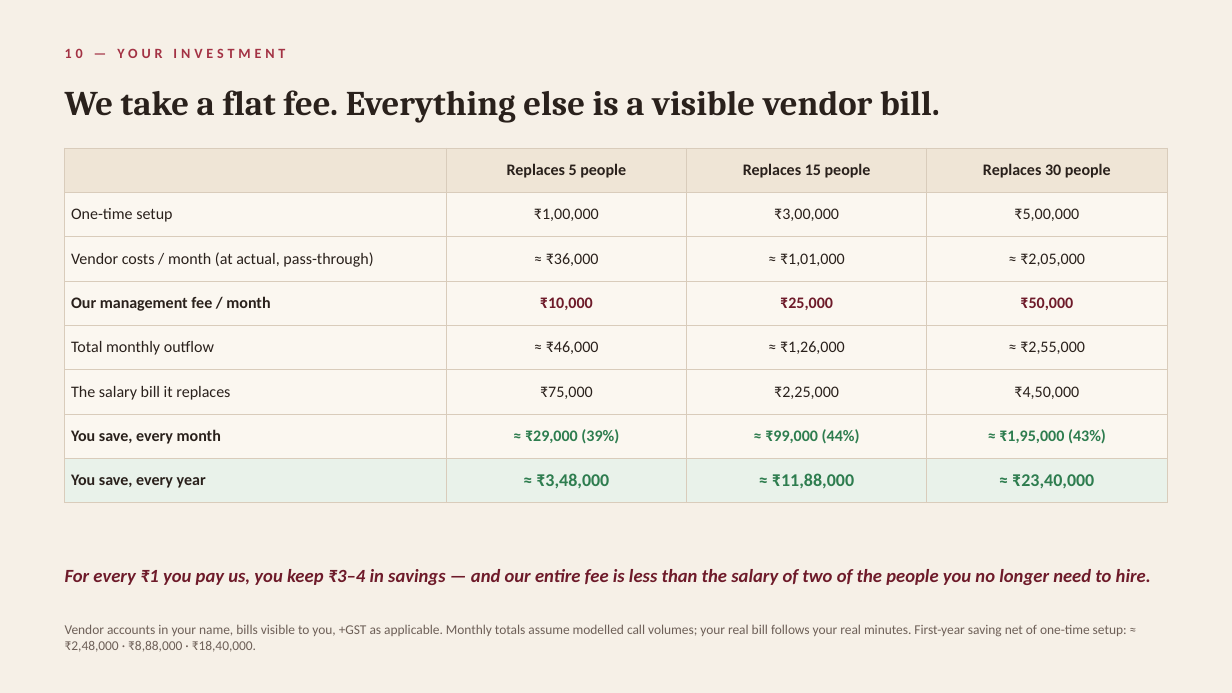
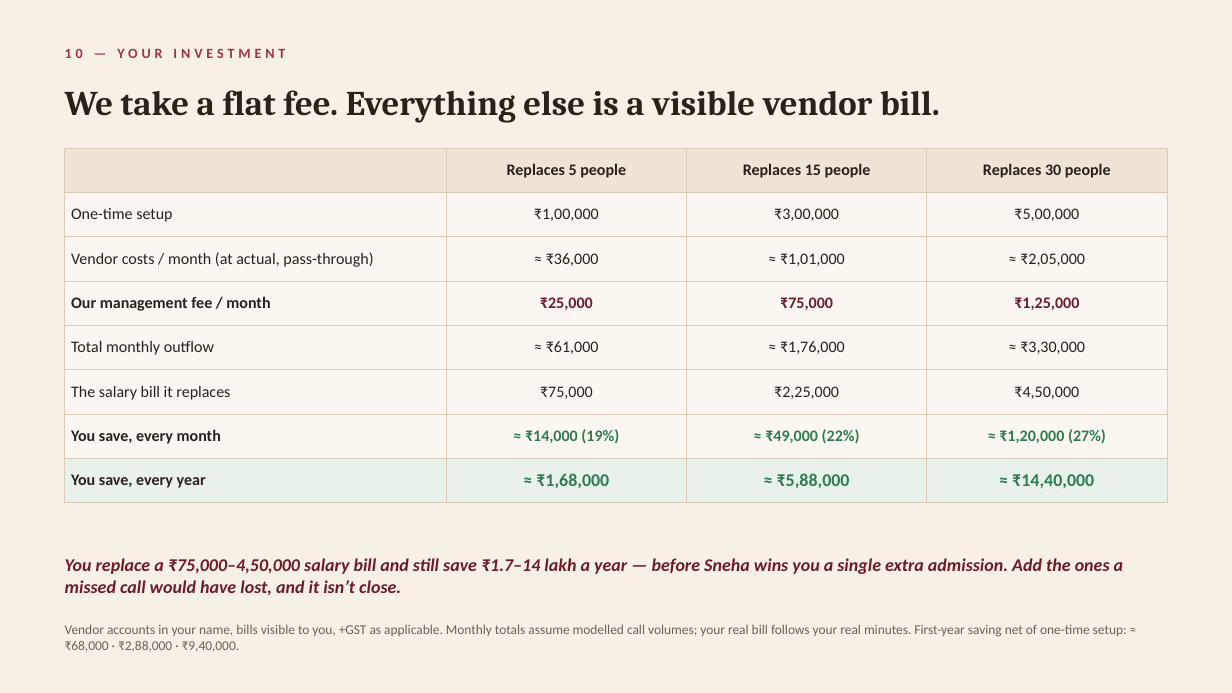
Before and after one commit to YeshwanthReddy1306/ai-agent, a slide deck: slide 11 of Admissions-AI-Pitch-Resonance.pptx. Drawn at 1232x693 pixels with LibreOffice and Linux fonts; fonts in the diff are those of the drawing. Boxes give left, top, right and bottom in pixels: in the first picture for what was removed or moved away, otherwise in the second. Text is boxed around its words. In the diff, an @@ line names an element or a change of style, - is before the commit and + after.

```diff
--- a/Admissions-AI-Pitch-Resonance.pptx
+++ b/Admissions-AI-Pitch-Resonance.pptx
@@ table at (x1=65, y1=148, x2=1167, y2=492) @@
-row 4: Our management fee / month | ₹10,000 | ₹25,000 | ₹50,000
+row 4: Our management fee / month | ₹25,000 | ₹75,000 | ₹1,25,000
-row 5: Total monthly outflow | ≈ ₹46,000 | ≈ ₹1,26,000 | ≈ ₹2,55,000
+row 5: Total monthly outflow | ≈ ₹61,000 | ≈ ₹1,76,000 | ≈ ₹3,30,000
-row 7: You save, every month | ≈ ₹29,000 (39%) | ≈ ₹99,000 (44%) | ≈ ₹1,95,000 (43%)
+row 7: You save, every month | ≈ ₹14,000 (19%) | ≈ ₹49,000 (22%) | ≈ ₹1,20,000 (27%)
-row 8: You save, every year | ≈ ₹3,48,000 | ≈ ₹11,88,000 | ≈ ₹23,40,000
+row 8: You save, every year | ≈ ₹1,68,000 | ≈ ₹5,88,000 | ≈ ₹14,40,000
@@ text at (x1=65, y1=558, x2=1123, y2=596): text changed; size 14.5 to 14 pt @@
-For every ₹1 you pay us, you keep ₹3–4 in savings — and our entire fee is less than the salary of two of the people you no longer need to hire.
+You replace a ₹75,000–4,50,000 salary bill and still save ₹1.7–14 lakh a year — before Sneha wins you a single extra admission. Add the ones a missed call would have lost, and it isn’t close.
@@ text at (x1=65, y1=624, x2=1127, y2=652): text changed @@
-Vendor accounts in your name, bills visible to you, +GST as applicable. Monthly totals assume modelled call volumes; your real bill follows your real minutes. First-year saving net of one-time setup: ≈ ₹2,48,000 · ₹8,88,000 · ₹18,40,000.
+Vendor accounts in your name, bills visible to you, +GST as applicable. Monthly totals assume modelled call volumes; your real bill follows your real minutes. First-year saving net of one-time setup: ≈ ₹68,000 · ₹2,88,000 · ₹9,40,000.
```
Also in this commit, not shown: 1 other slide changed.
